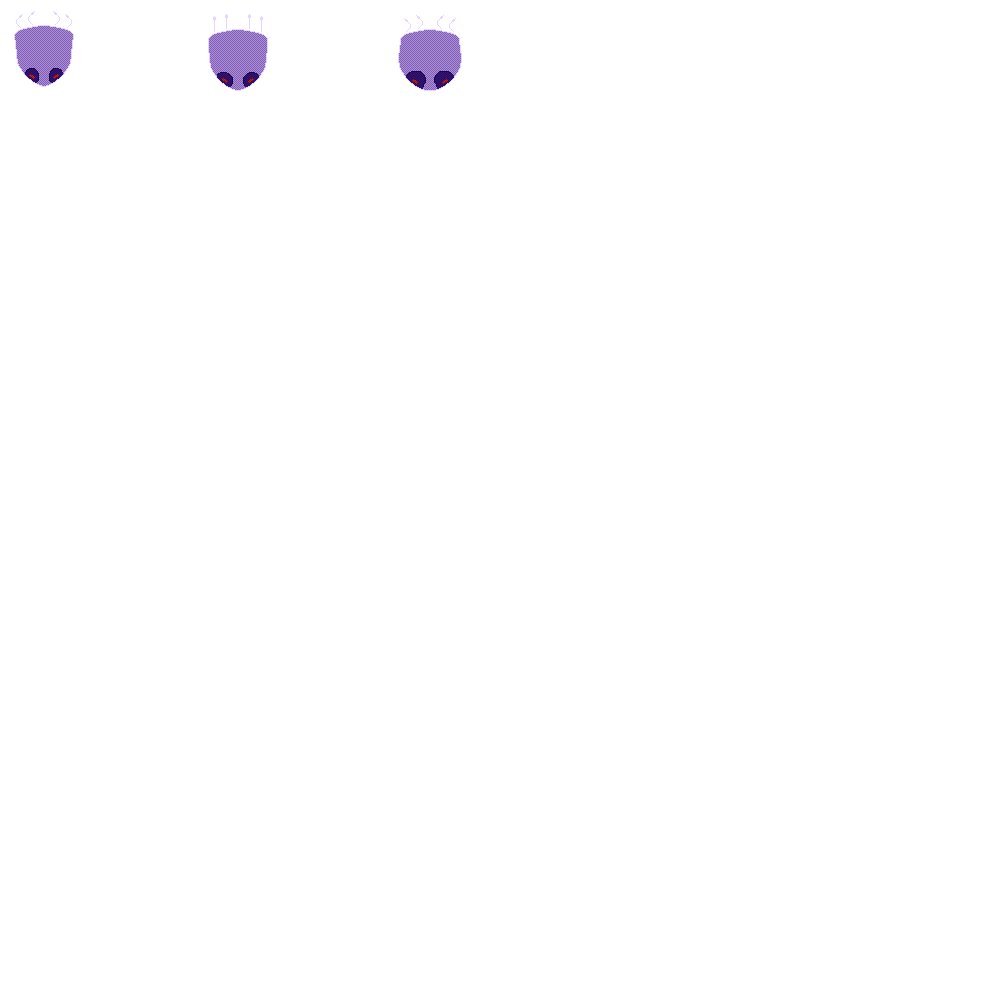
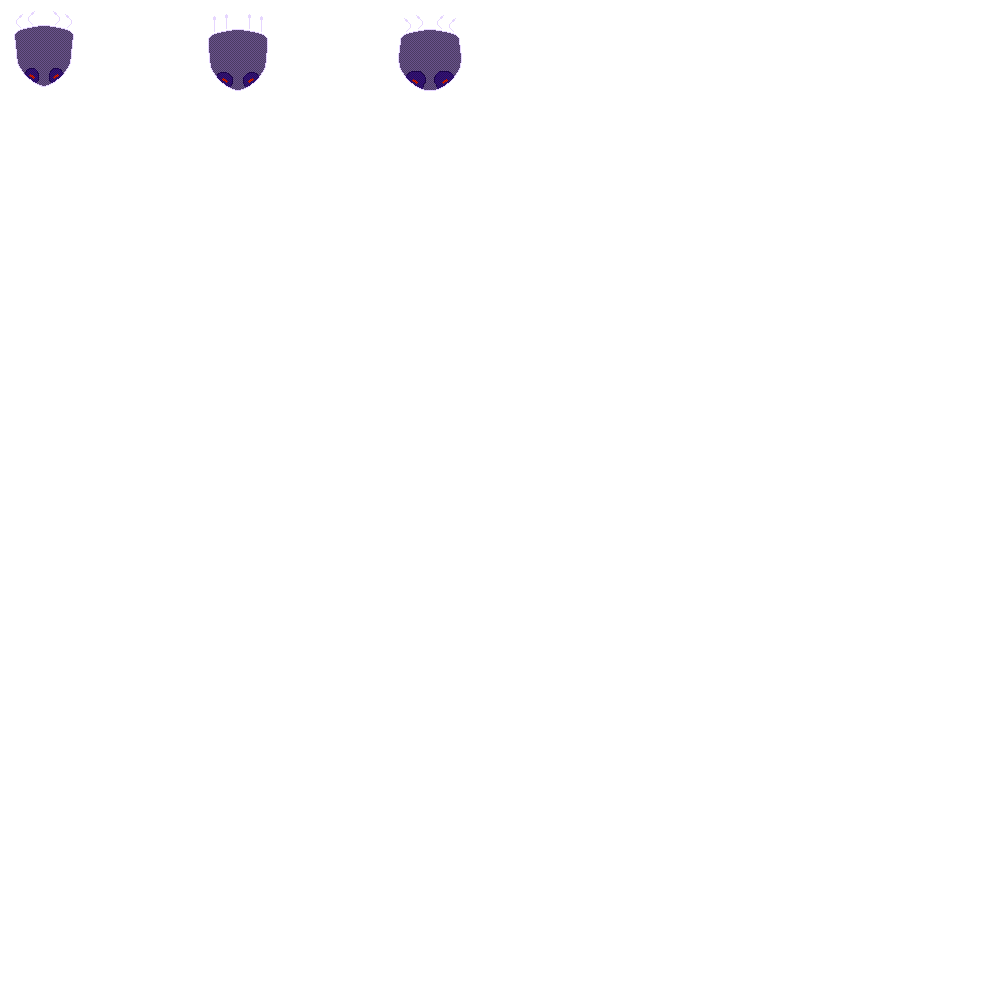
Comparing the layer stacks of the two 1000 x 1000 images. Changes:
added layer "Layer 13" above "Layer 12" over [15, 26, 461, 90]
